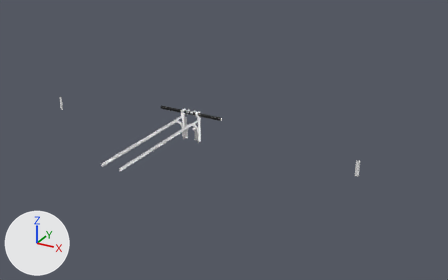
A saved change to the glTF model PT_STD.glb.
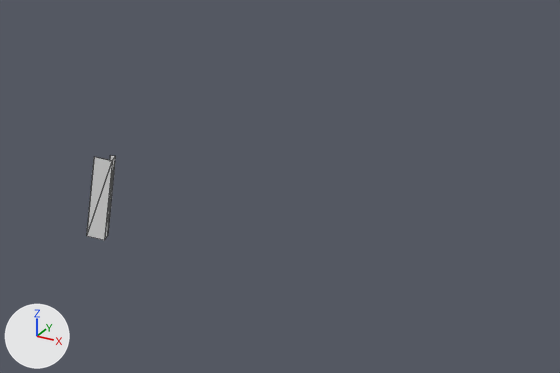
The first picture shows the older version from a 50 mm lens placed at (6.63, -10.63, 5.47), pointed at (1.16, -0.69, 0.5). The close-ups show both versions on the part from 75% to 100% of the width and 46% to 73% of the height of that picture; other places that the commit changed are outside them. The axes (+X, +Y, +Z) are drawn at lower left. The lights are the same throughout. Both versions are drawn at full value of the shape key 'PT_STD_cover_width' of 'PT_STD_cover'; the numbers are the values there. The close-ups show mesh edges as thin lines. Vertices at the same position are counted once.

In view in the first close-up: 'PT_STD_cover'.
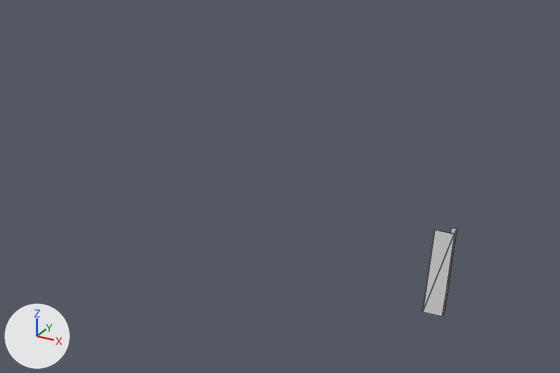
What differs and where, as boxes [x1, y1, x2, y2] in the close-ups (560 x 373 px):
'PT_STD_cover', reshaped: before [87, 155, 116, 240]; after [423, 228, 457, 316]

The change, as a list of edits to the scene's bpy script:
```text
Change me_cover:
    where me_cover.from_pydata(...)  # 32 vertices, 56 faces; spans x -3.75..3.75, y -0.06..-0.01, z 0.03..0.36
    used by ob_pt_std_cover; parent = ob_pt_std; location = (0.0, 0.0, 0.0)
    me_cover part 1: the loose piece of 16 vertices spanning x 3.68..3.75, y -0.06..-0.01, z 0.03..0.36 is moved by (1.25, 0.0, 0.0)
```
